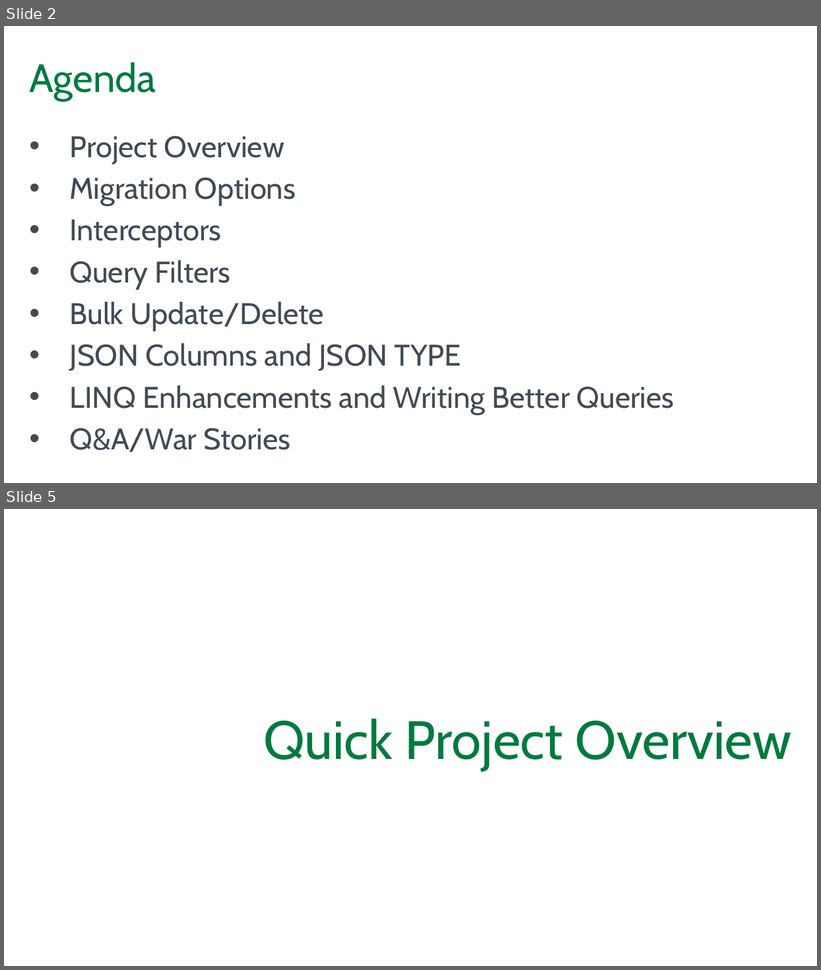
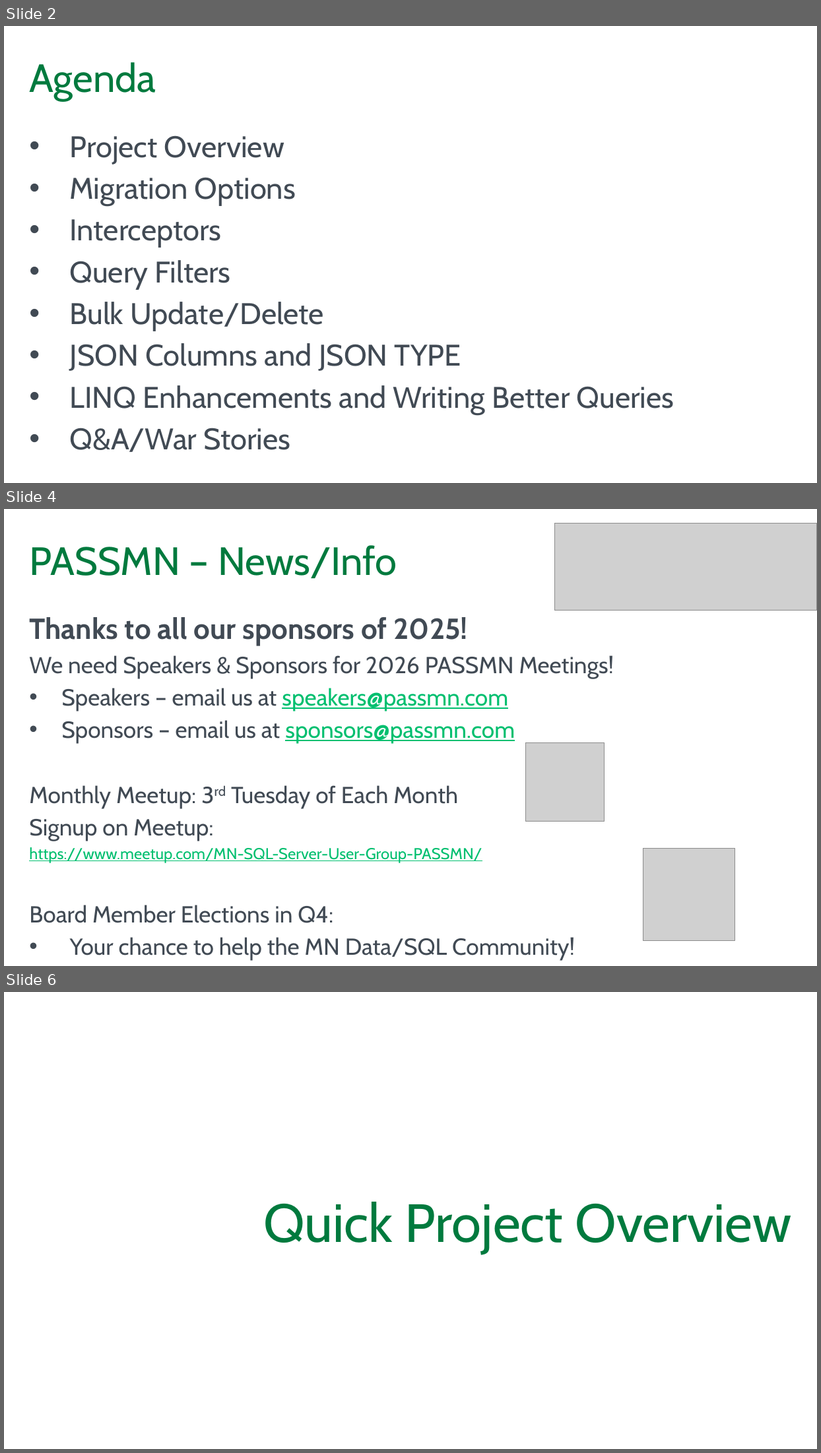
Before and after one commit to blgorman/SQLSaturdayMinnesota2025, a slide deck: RealWorldEF.pptx. Shown one above the other, each under a label of ours: slides 2 and 5 before the commit, slides 2, 4 and 6 after it; the slides between them are not shown. The pictures are 821x970 and 821x1453 pixels, drawn with LibreOffice and Linux fonts; fonts in the diff are those of the drawing; grey boxes stand for pictures; background and template pictures are left out. Boxes give left, top, right and bottom in pixels: in the first picture for what was removed or moved away, otherwise in the second. Text is boxed around its words. In the diff, an @@ line names an element or a change of style, - is before the commit and + after.

Commit message:
update slides with sponsors

```diff
--- a/RealWorldEF.pptx
+++ b/RealWorldEF.pptx
@@ slide 4 added at box(4, 509, 817, 966), background #FFFFFF @@
@@ picture added at box(554, 524, 816, 611) @@
@@ title added at box(30, 545, 397, 578), 44 pt, text #007A3E @@
+PASSMN – News/Info
@@ text added at box(29, 617, 614, 961), 25.9 pt, text #414A54 @@
+Thanks to all our sponsors of 2025!
+We need Speakers & Sponsors for 2026 PASSMN Meetings!
+• Speakers – email us at speakers@passmn.com
+• Sponsors – email us at sponsors@passmn.com
+Monthly Meetup: 3rd Tuesday of Each Month
+Signup on Meetup:
+https://www.meetup.com/MN-SQL-Server-User-Group-PASSMN/
+Board Member Elections in Q4:
+• Your chance to help the MN Data/SQL Community!
+  o https://forms.microsoft.com/r/qcjUg5Cwk4
@@ picture added at box(525, 743, 604, 821) @@
@@ picture added at box(643, 848, 735, 941) @@
@@ what was slide 5 is now slide 6 @@
```
Also in this commit, not shown: 3 other slides added, 3 slides removed.
